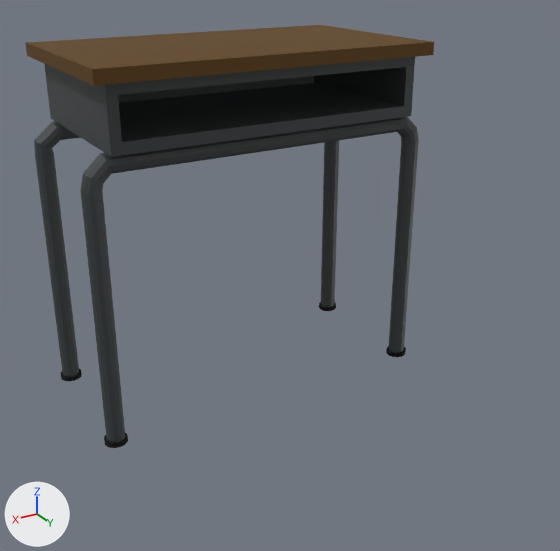
The FBX model ULavalConcoursUbisoft2022/Assets/Meshes/lowpolyProps/schoolDesk.fbx: old version first, new version second.
Before and after are seen from a 50 mm camera at (0.719, 1.384, 0.888) aimed at (-0.01, 0.169, 0.281). The lights are fixed; the arrows at lower left show +X, +Y and +Z. Where no turn or scale is listed for an object, it has been applied to the vertices.

Objects in the first picture: 'schoolDesk'.
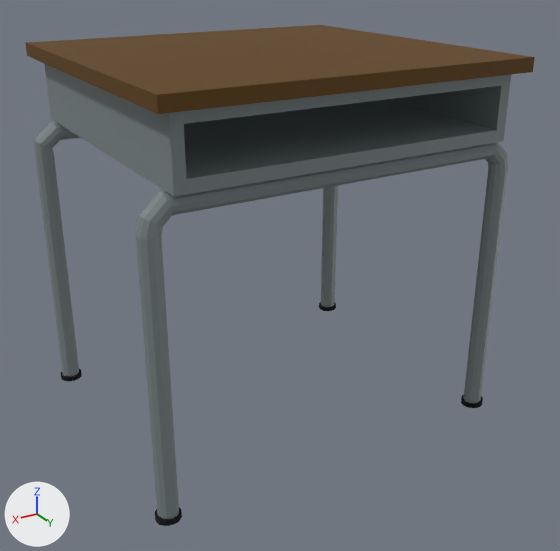
The newer file is also turned or shifted as a whole; pictures and numbers use the older file's frame.

The change, as a diff of the scene's bpy script:
```diff
--- a/ULavalConcoursUbisoft2022/Assets/Meshes/lowpolyProps/schoolDesk.fbx.py
+++ b/ULavalConcoursUbisoft2022/Assets/Meshes/lowpolyProps/schoolDesk.fbx.py
@@ mat_m_metal @@
 mat_m_metal = principled_material('M-metal')
-mat_m_metal.base_color = (0.0409, 0.0483, 0.0495)  # black #393e3f
+mat_m_metal.base_color = (0.188, 0.227, 0.233)  # grey #788385
@@ me_desktop_001 @@
 me_desktop_001.from_pydata(...)  # 364 vertices, 338 faces; spans x -0.367..0.367, y -0.191..0.207, z -0.608..0.102
 # used by ob_schooldesk; location = (0.0, -0.008, 0.608)
 # before: 337 (-0.341, 0.207, 0.078) at pixel (433, 55), 340 (0.341, 0.207, 0.078) at pixel (93, 85), 342 (0.341, 0.207, 0.102) at pixel (92, 69), 343 (-0.341, 0.207, 0.102) at pixel (434, 41), 350 (0.315, 0.151, -0.043) at pixel (104, 152)
 # before: 351 (0.315, 0.183, -0.043) at pixel (111, 156), 352 (-0.315, 0.151, -0.043), 353 (-0.315, 0.183, -0.043) at pixel (411, 116), 354 (-0.315, 0.183, 0.078), 355 (-0.295, 0.183, -0.021) at pixel (404, 106)
 # before: 356 (-0.295, 0.183, 0.056) at pixel (406, 66), 357 (0.295, 0.183, -0.021) at pixel (121, 142), 362 (0.295, 0.183, 0.056) at pixel (118, 94), 363 (0.315, 0.183, 0.078)
+# me_desktop_001 part 1: the loose piece of 168 vertices spanning x -0.367..0.367, y 0.129..0.173, z -0.608..-0.043 is moved by (0.0, 0.251, 0.0)
+# me_desktop_001 part 2
+for i in [337, 340, 342, 343, *range(350, 358), 362, 363]: me_desktop_001.vertices[i].co += Vector((0.0, 0.251, 0.0))
 me_desktop_001.materials.append(mat_m_metal)
```

What differs and where, as boxes (x1, y1, x2, y2) in the pictures (560 x 551 px; the box of a moved part takes in the faces that stretch with it):
'schoolDesk', recoloured, reshaped (black to grey, 25% wider, 18% taller): before (25, 25, 434, 448); after (25, 25, 535, 526)
part 1 of me_desktop_001, moved or reshaped: before (80, 117, 419, 448); after (136, 142, 508, 526)
part 2 of me_desktop_001, moved or reshaped: before (44, 40, 434, 157); after (44, 40, 535, 196)
